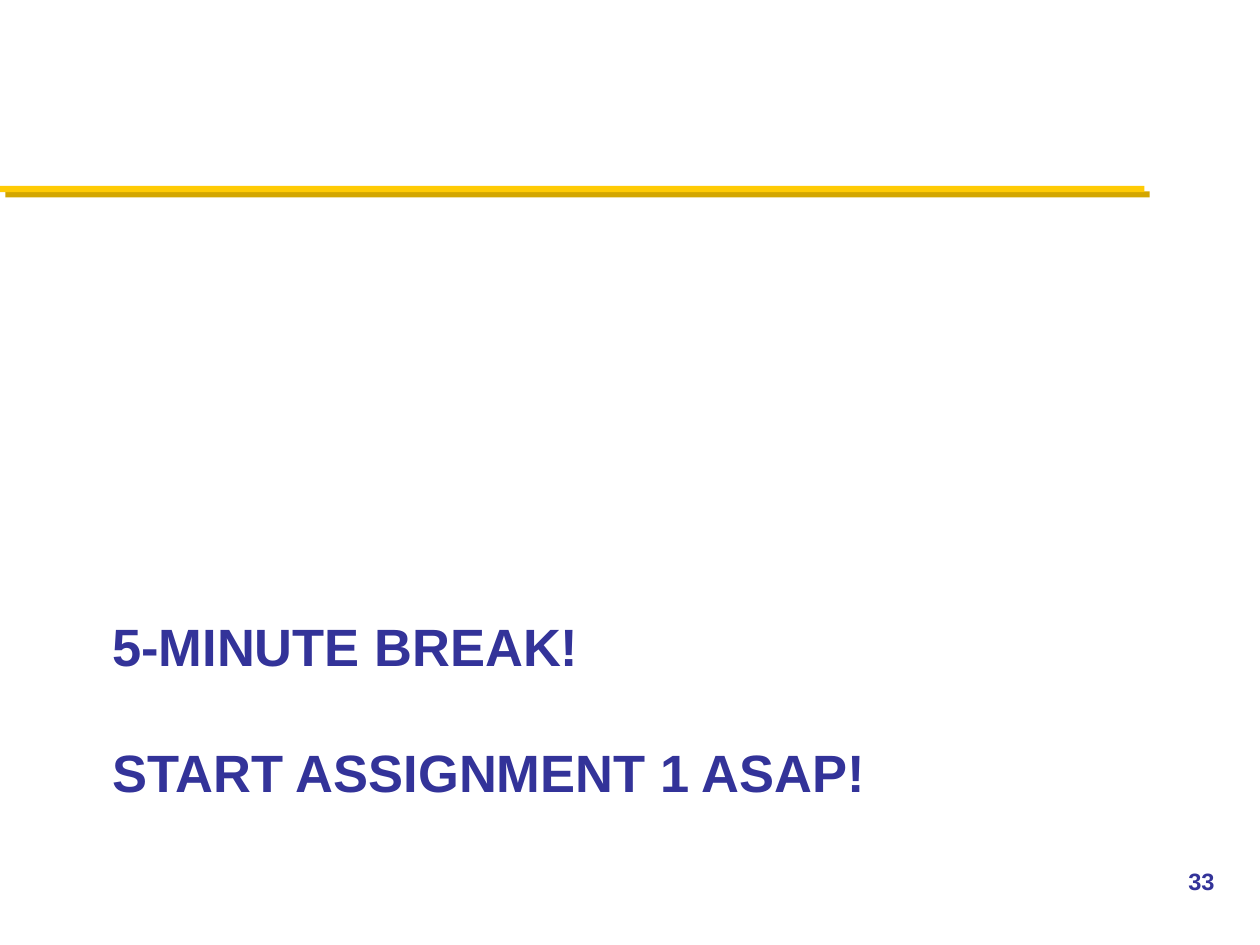
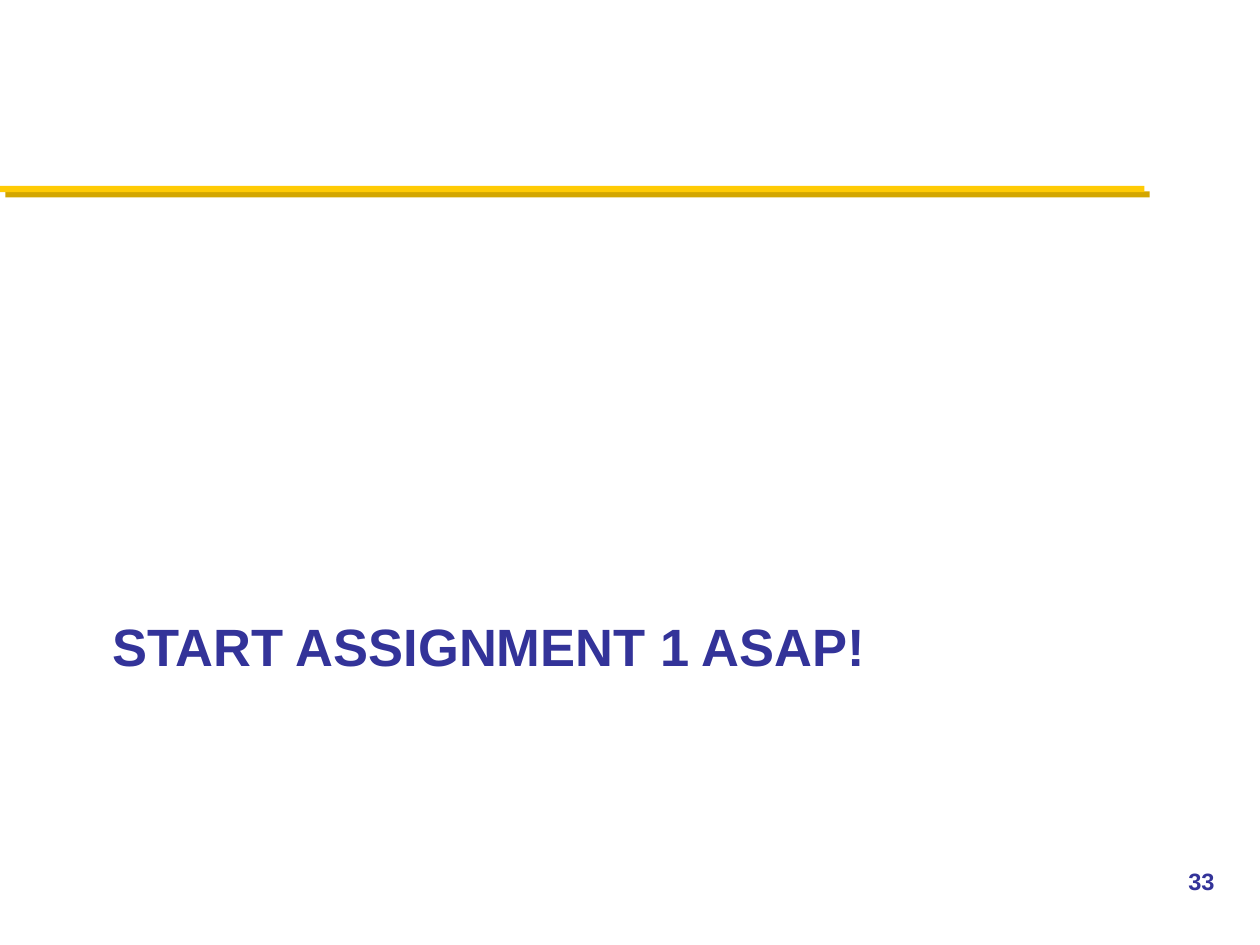
Before and after one commit to henryhxu/CSCI4430-ESTR4120, a slide deck: slide 33 of lecture/lec4.pptx. Drawn at 1260x945 pixels with LibreOffice and Linux fonts; fonts in the diff are those of the drawing. Boxes give left, top, right and bottom in pixels: in the first picture for what was removed or moved away, otherwise in the second. Text is boxed around its words. In the diff, an @@ line names an element or a change of style, - is before the commit and + after.

```diff
--- a/lecture/lec4.pptx
+++ b/lecture/lec4.pptx
@@ title at <box>112,629,865,667</box>: text changed @@
-5-MINUTE BREAK!
-START ASSIGNMENT 1 ASAP!
+START ASSIGNMENT 1 ASAP!
```
Also in this commit, not shown: 26 other slides changed.
